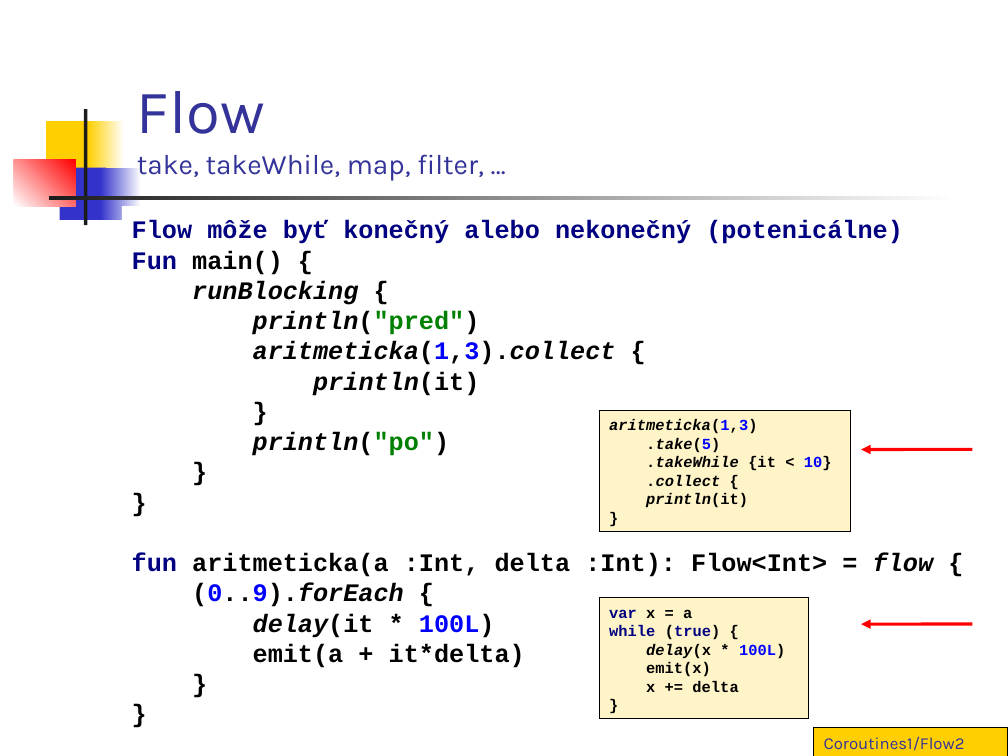
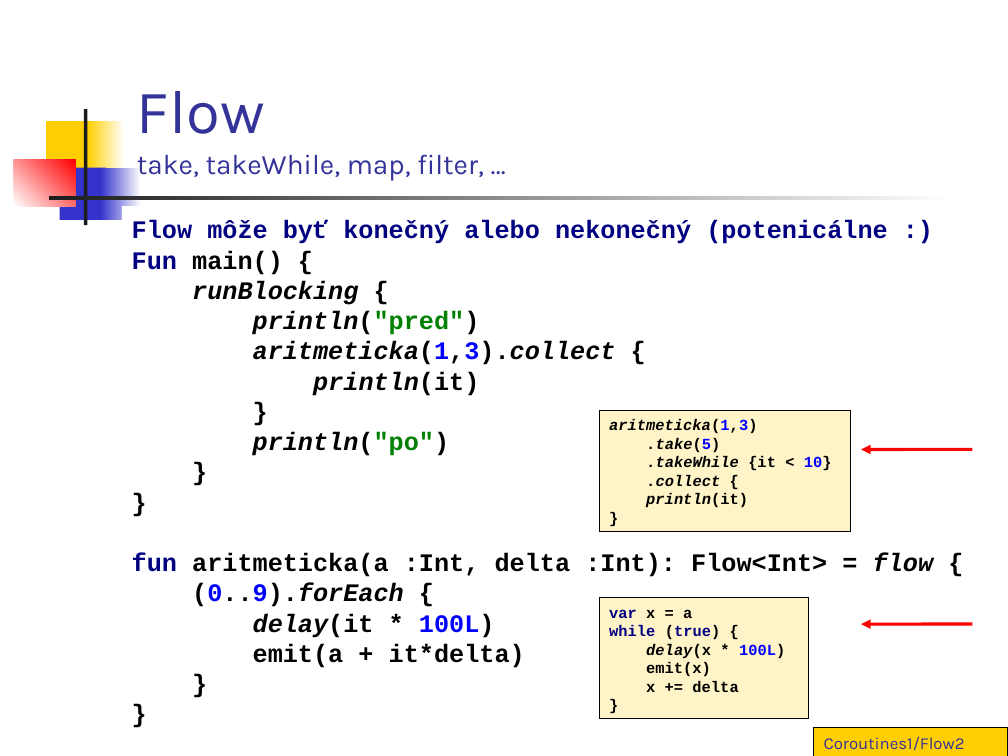
Before and after one commit to vmandro/Prednasky, a slide deck: slide 5 of 10/10_Cvicenie.ppt. Drawn at 1008x756 pixels with LibreOffice and Linux fonts; fonts in the diff are those of the drawing. Boxes give left, top, right and bottom in pixels: in the first picture for what was removed or moved away, otherwise in the second. Text is boxed around its words. In the diff, an @@ line names an element or a change of style, - is before the commit and + after.

```diff
--- a/10/10_Cvicenie.ppt
+++ b/10/10_Cvicenie.ppt
@@ text at <box>132,220,887,244</box>: text changed @@
-Flow môže byť konečný alebo nekonečný (potenicálne)
+Flow môže byť konečný alebo nekonečný (potenicálne :)
```
Also in this commit, not shown: 6 other slides changed, 2 slides added, 2 other files.
